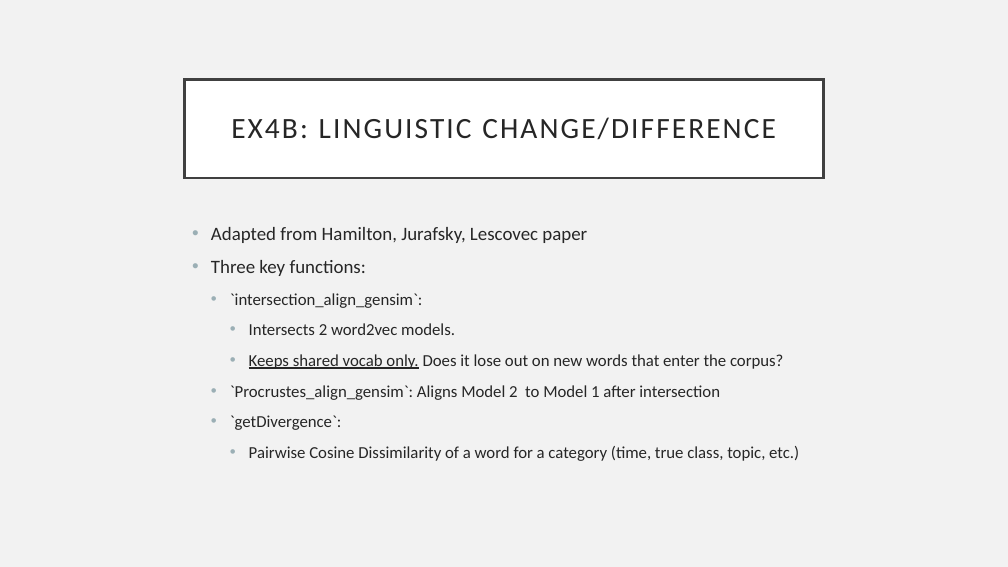
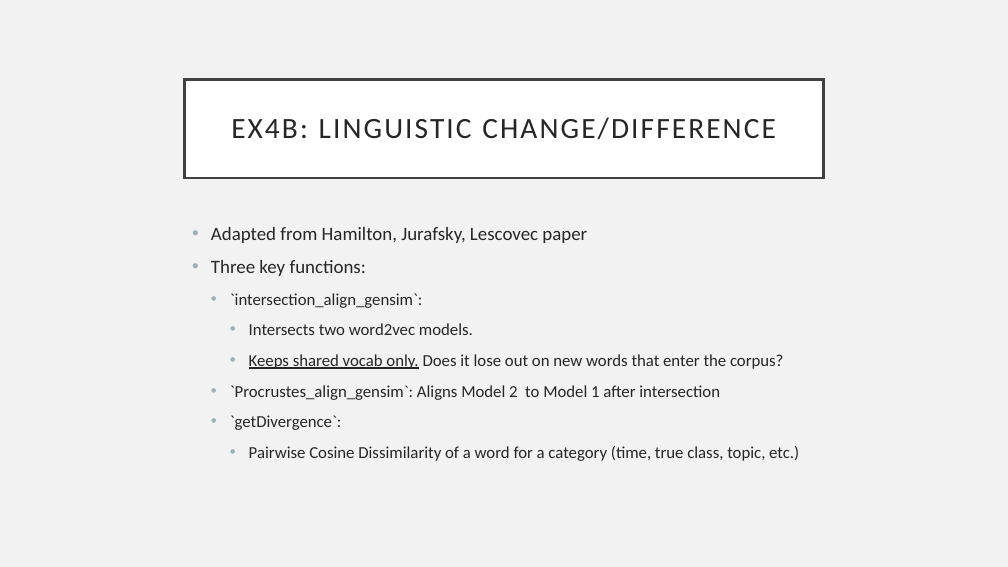
Before and after one commit to adarshmathew/Content-Analysis-2020, a slide deck: slide 10 of code_presentation/embeddings.pptx (slide 7 before the commit). Drawn at 1008x567 pixels with LibreOffice and Linux fonts; fonts in the diff are those of the drawing. Boxes give left, top, right and bottom in pixels: in the first picture for what was removed or moved away, otherwise in the second. Text is boxed around its words. In the diff, an @@ line names an element or a change of style, - is before the commit and + after.

```diff
--- a/code_presentation/embeddings.pptx
+++ b/code_presentation/embeddings.pptx
@@ text at bbox=[249, 323, 473, 335]: text changed @@
-    • Intersects 2 word2vec models.
+    • Intersects two word2vec models.
```
Also in this commit, not shown: 2 other slides changed, 9 slides added, 1 slide removed, 2 other files.
